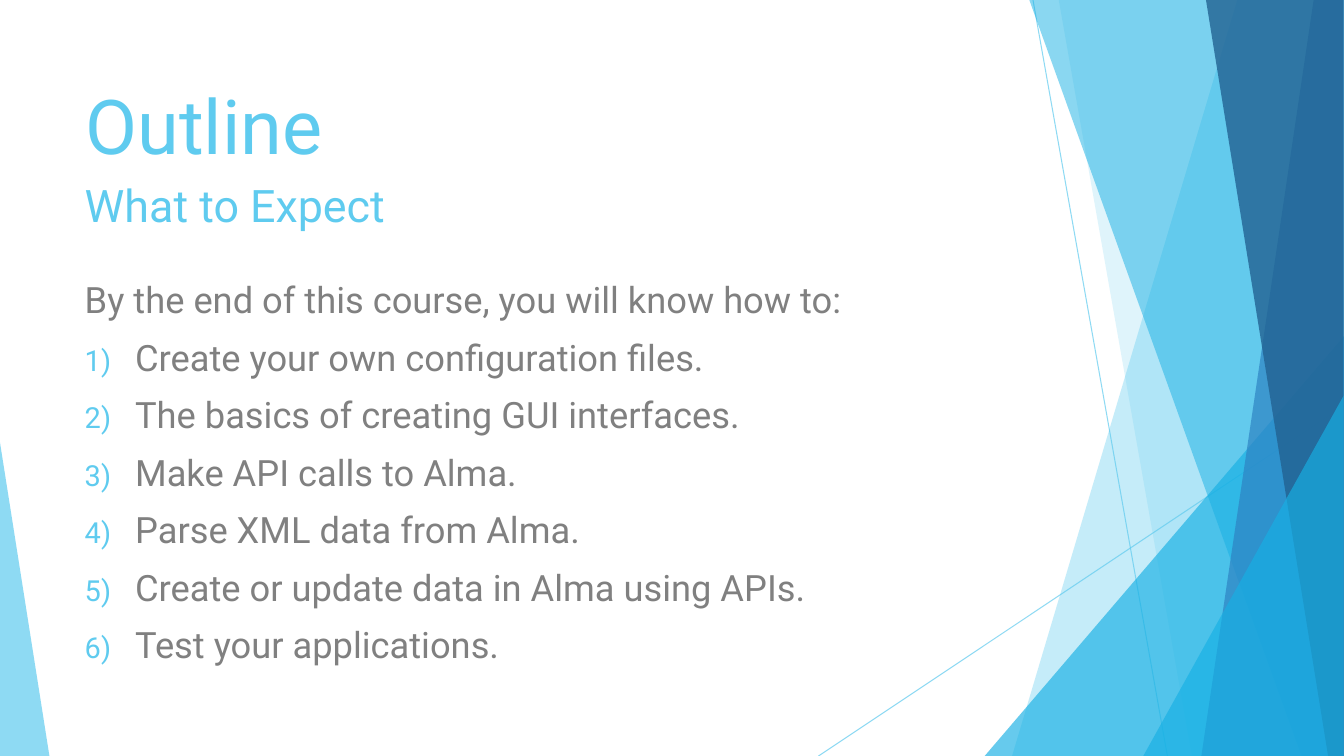
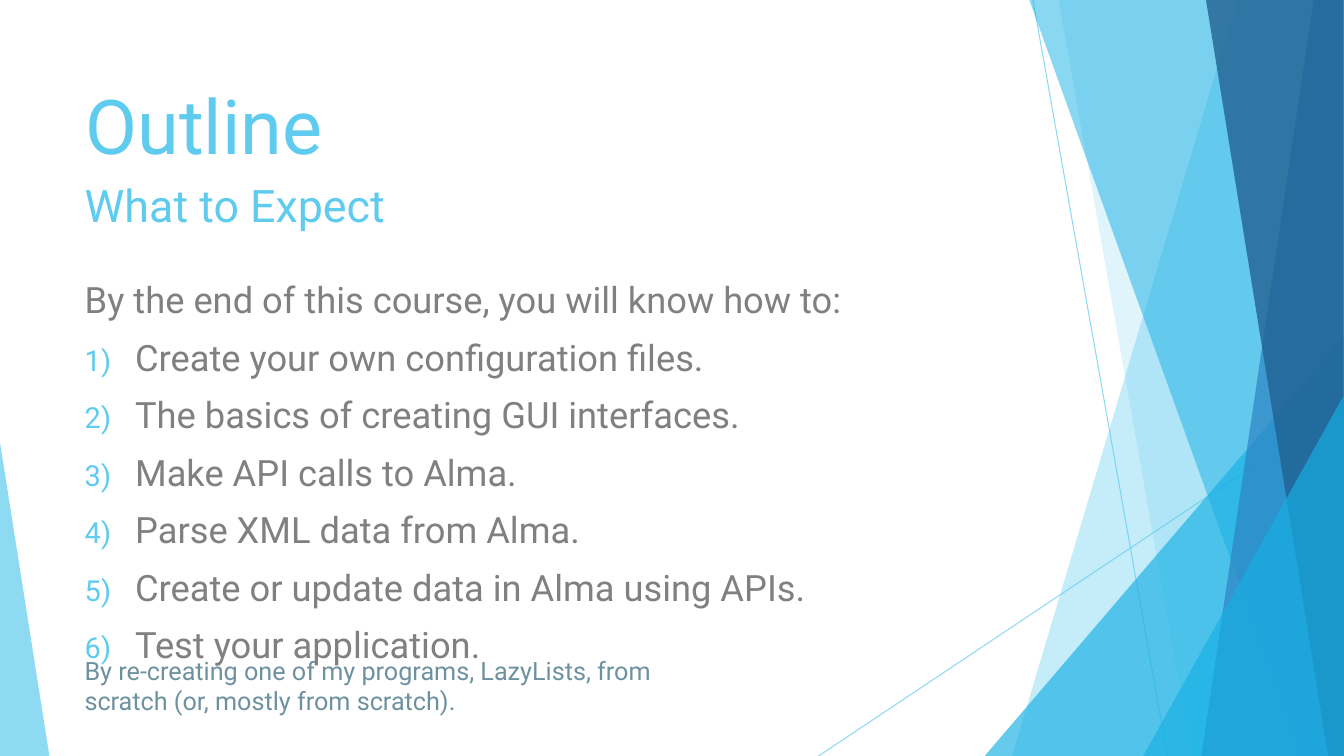
Before and after one commit to MrJeremyHobbs/ELUNA-2019-Dev-Days-Alma-Course, a slide deck: slide 2 of slides/ELUNA-2019-Dev-Days-Alma-Course.pptx. Drawn at 1344x756 pixels with LibreOffice and Linux fonts; fonts in the diff are those of the drawing. Boxes give left, top, right and bottom in pixels: in the first picture for what was removed or moved away, otherwise in the second. Text is boxed around its words. In the diff, an @@ line names an element or a change of style, - is before the commit and + after.

```diff
--- a/slides/ELUNA-2019-Dev-Days-Alma-Course.pptx
+++ b/slides/ELUNA-2019-Dev-Days-Alma-Course.pptx
@@ text added at [85, 657, 650, 716], 18 pt, text #6E91A0 @@
+By re-creating one of my programs, LazyLists, from scratch (or, mostly from scratch).
@@ text at [135, 631, 481, 668]: text changed @@
-6) Test your applications.
+6) Test your application.
```
Also in this commit, not shown: 2 other slides changed, 6 slides added, 1 slide removed, 13 other files.
